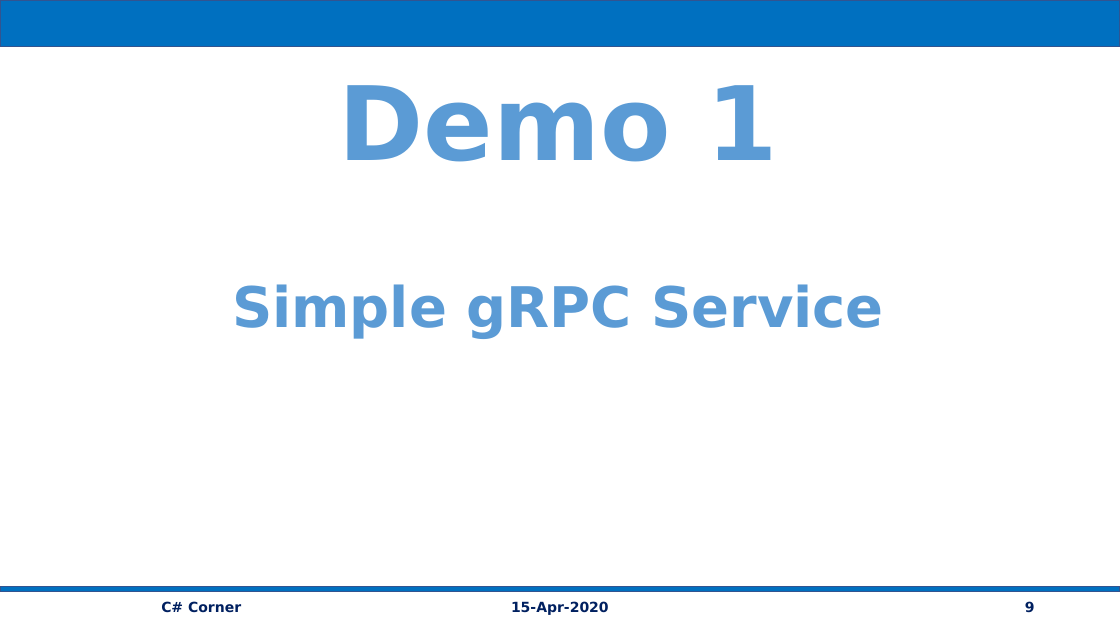
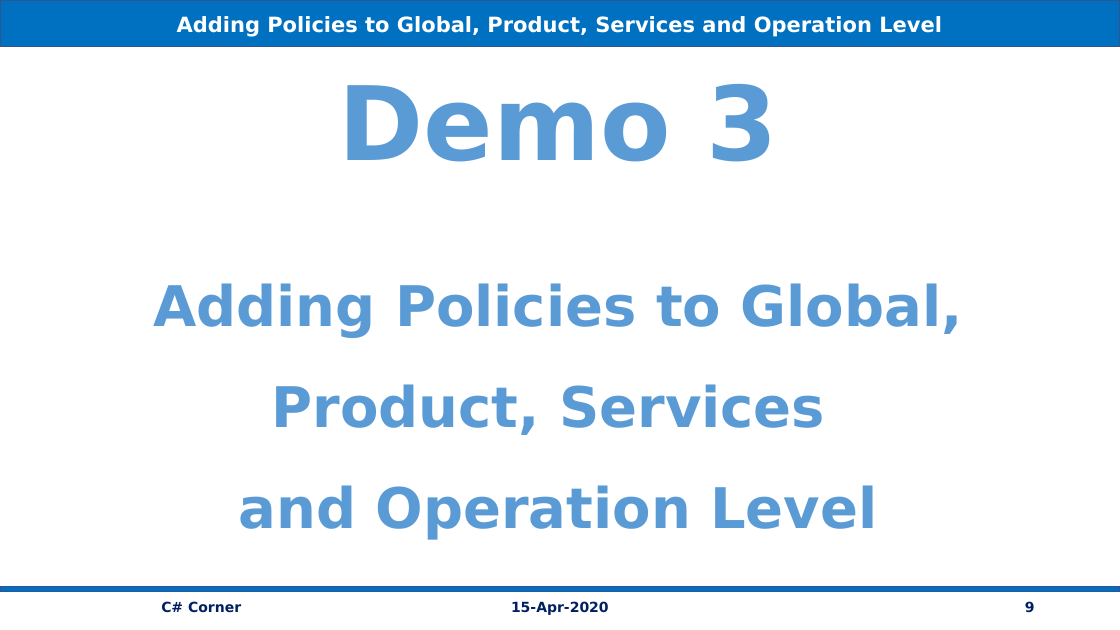
Before and after one commit to vishipayyallore/speaker_series, a slide deck: slide 9 of Azure/15Apr2020_BFF_ApiMgt/Documentation/BackEndForFrontEnd_AzureAPIMgt.pptx. Drawn at 1120x630 pixels with LibreOffice and Linux fonts; fonts in the diff are those of the drawing. Boxes give left, top, right and bottom in pixels: in the first picture for what was removed or moved away, otherwise in the second. Text is boxed around its words. In the diff, an @@ line names an element or a change of style, - is before the commit and + after.

```diff
--- a/Azure/15Apr2020_BFF_ApiMgt/Documentation/BackEndForFrontEnd_AzureAPIMgt.pptx
+++ b/Azure/15Apr2020_BFF_ApiMgt/Documentation/BackEndForFrontEnd_AzureAPIMgt.pptx
@@ text in rectangle at (177,16,942,37): text added @@
+Adding Policies to Global, Product, Services and Operation Level
@@ text at (153,84,963,540): text changed @@
-Demo 1
-Simple gRPC Service
+Demo 3
+Adding Policies to Global,
+Product, Services
+and Operation Level
```
Also in this commit, not shown: 5 other slides changed, 4 slides added, 5 slides removed, 1 other file.
